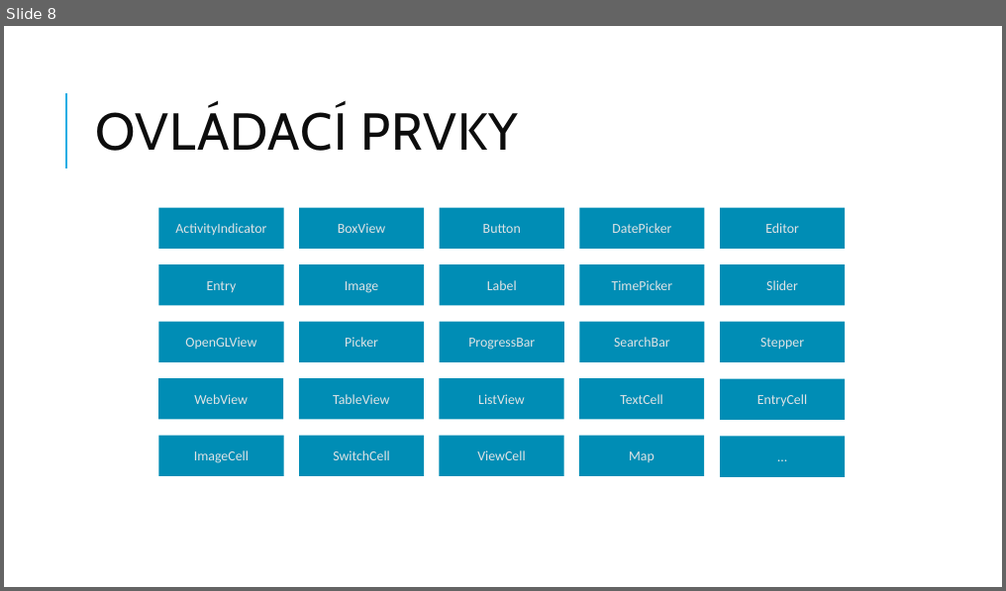
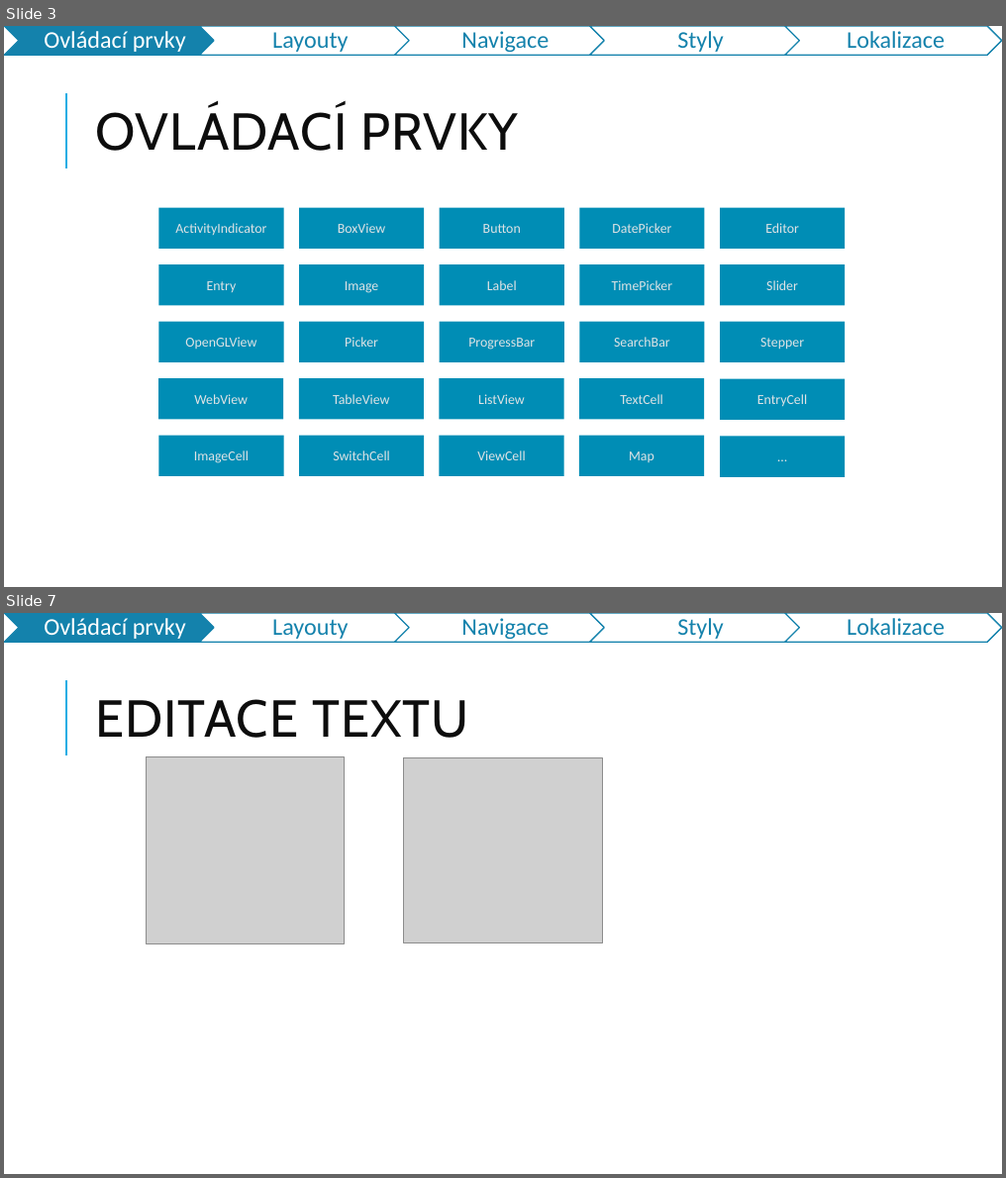
Before and after one commit to jasho/pv239-maui, a slide deck: 02_Design/PV239-Xamarin-02_Design.pptx. Shown one above the other, each under a label of ours: slide 8 before the commit, slides 3 and 7 after it; the slides between them are not shown. The pictures are 1006x591 and 1006x1178 pixels, drawn with LibreOffice and Linux fonts; fonts in the diff are those of the drawing; grey boxes stand for pictures. Boxes give left, top, right and bottom in pixels: in the first picture for what was removed or moved away, otherwise in the second. Text is boxed around its words. In the diff, an @@ line names an element or a change of style, - is before the commit and + after.

```diff
--- a/02_Design/PV239-Xamarin-02_Design.pptx
+++ b/02_Design/PV239-Xamarin-02_Design.pptx
@@ slide 7 added at (4, 613, 1002, 1174), background #FFFFFF; not listed: 1 template element that a slide beside it also shows @@
@@ group added at (4, 613, 1002, 642): 5 chevrons, 5 texts @@
+Ovládací prvky
+Layouty
+Navigace
+Styly
+Lokalizace
@@ title added at (95, 699, 469, 738), 50 pt, text #0D0D0D @@
+EDITACE TEXTU
@@ picture added at (146, 758, 344, 944) @@
@@ picture added at (404, 758, 603, 943) @@
@@ what was slide 8 is now slide 3 @@
@@ slide 3 changed as well @@
@@ group added at (4, 26, 1002, 55): 5 chevrons, 5 texts @@
+Ovládací prvky
+Layouty
+Navigace
+Styly
+Lokalizace
```
Also in this commit, not shown: 13 other slides changed, 12 other slides added, 1 slide removed.
